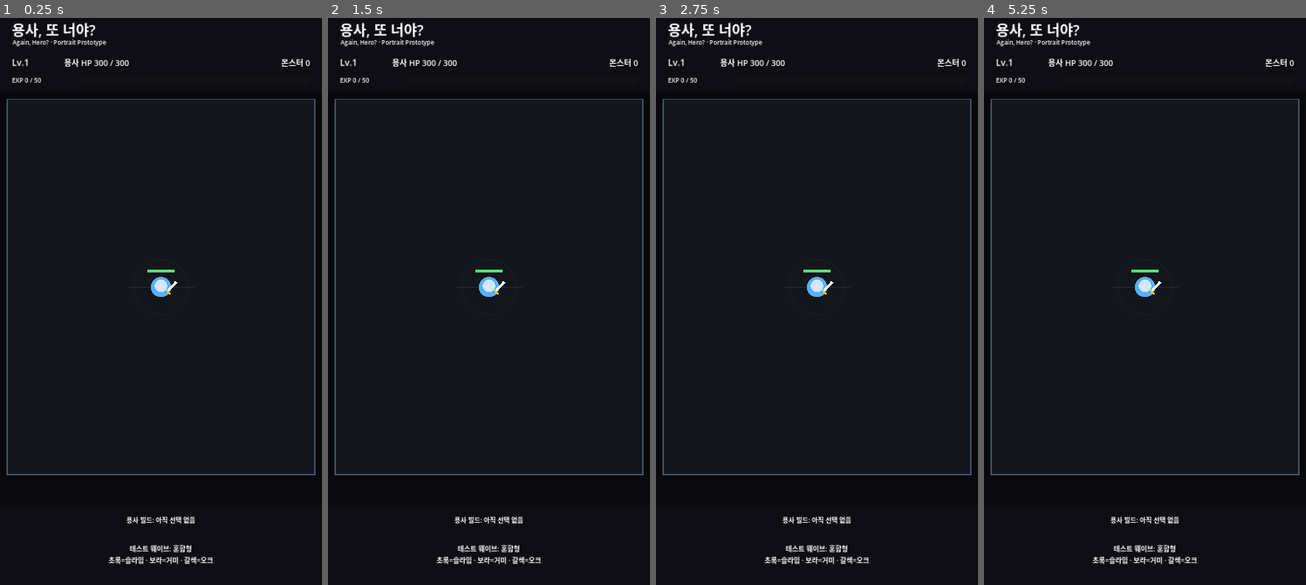
Above: before the commit, frames 1-4 (left to right).
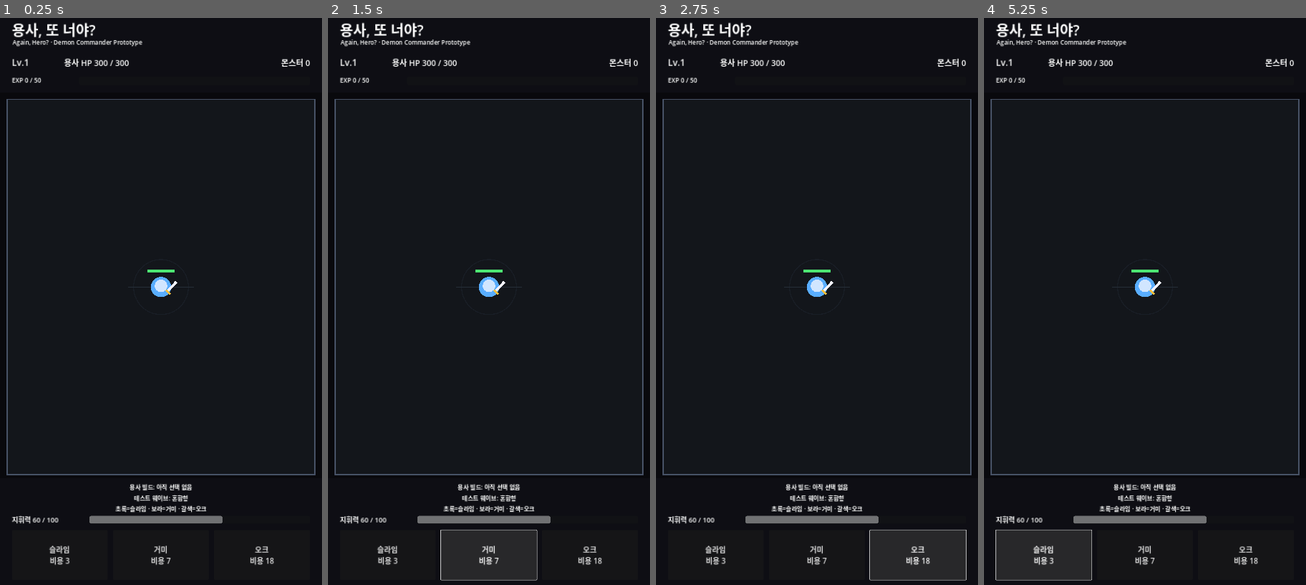
Above: after the commit, the same moments.

Repository: MinSung0732/Again-Hero-
Game: Godot game, scene res://src/main/Main.tscn
Same seed, same stepped clock (60 frames per second), same inputs: the game is played once before the commit and once after it.
Inputs (mouse positions are in pixels of both pictures, inside the frame that each line leads up to):
- Up to frame 1 (0.25 s): no input
- Up to frame 2 (1.5 s): click (389, 556) at 0.5 s, where only the run after the commit has a clickable "슬라임 비용 3"; click (489, 556) at 1.25 s, where only the run after the commit has a clickable "거미 비용 7"
- Up to frame 3 (2.75 s): click (916, 556) at 2 s, where only the run after the commit has a clickable "오크 비용 18"
- Up to frame 4 (5.25 s): click (1045, 556) at 2.75 s, where only the run after the commit has a clickable "슬라임 비용 3"; click (1145, 556) at 3.5 s, where only the run after the commit has a clickable "거미 비용 7"; click (1244, 556) at 4.25 s, where only the run after the commit has a clickable "오크 비용 18"; click (1045, 556) at 5 s, where only the run after the commit has a clickable "슬라임 비용 3"

The runs differ from the first frame. In frame 1, 2.0% of the frame differs, in the area x 3-86%, y 3-97%; in frame 2, 4.1%; in frame 3, 4.6%, in the area x 3-97%, y 3-100%; in frame 4, 4.5%.

Commit message:
feat: add mobile summon controls and command meter

Diff:
--- a/src/main/Main.tscn
+++ b/src/main/Main.tscn
@@ -50,7 +50,7 @@
 offset_right = 1038.0
 offset_bottom = 124.0
 theme_override_font_sizes/font_size = 20
-text = "Again, Hero? · Portrait Prototype"
+text = "Again, Hero? · Demon Commander Prototype"
 
 [node name="HeroLevel" type="Label" parent="TopBar"]
 layout_mode = 0
@@ -79,7 +79,7 @@
 offset_right = 1040.0
 offset_bottom = 196.0
 theme_override_font_sizes/font_size = 27
-text = "몬스터 6"
+text = "몬스터 0"
 horizontal_alignment = 2
 vertical_alignment = 1
 
@@ -108,43 +108,83 @@
 anchor_top = 1.0
 anchor_right = 1.0
 anchor_bottom = 1.0
-offset_top = -270.0
+offset_top = -360.0
 grow_horizontal = 2
 grow_vertical = 0
-mouse_filter = 2
 color = Color(0.055, 0.058, 0.078, 0.98)
 
 [node name="BuildLabel" type="Label" parent="BottomBar"]
-layout_mode = 1
-anchors_preset = 10
-anchor_right = 1.0
-offset_left = 44.0
-offset_top = 24.0
-offset_right = -44.0
-offset_bottom = 76.0
-grow_horizontal = 2
-theme_override_font_sizes/font_size = 22
+layout_mode = 0
+offset_left = 36.0
+offset_top = 10.0
+offset_right = 1044.0
+offset_bottom = 50.0
+theme_override_font_sizes/font_size = 20
 text = "용사 빌드: 아직 선택 없음"
 horizontal_alignment = 1
 vertical_alignment = 1
 autowrap_mode = 2
 
 [node name="Status" type="Label" parent="BottomBar"]
-layout_mode = 1
-anchors_preset = 15
-anchor_right = 1.0
-anchor_bottom = 1.0
-offset_left = 44.0
-offset_top = 82.0
-offset_right = -44.0
-offset_bottom = -22.0
-grow_horizontal = 2
-grow_vertical = 2
+layout_mode = 0
+offset_left = 36.0
+offset_top = 50.0
+offset_right = 1044.0
+offset_bottom = 116.0
+theme_override_font_sizes/font_size = 20
+text = "지휘력을 사용해 원하는 몬스터를 소환하세요."
+horizontal_alignment = 1
+vertical_alignment = 1
+autowrap_mode = 2
+
+[node name="CommandLabel" type="Label" parent="BottomBar"]
+layout_mode = 0
+offset_left = 40.0
+offset_top = 118.0
+offset_right = 300.0
+offset_bottom = 158.0
 theme_override_font_sizes/font_size = 23
-text = "혼합 테스트 웨이브 진행 중\n초록=슬라임 · 보라=거미 · 갈색=오크"
-horizontal_alignment = 1
-vertical_alignment = 1
-autowrap_mode = 2
+text = "지휘력 60 / 100"
+vertical_alignment = 1
+
+[node name="CommandBar" type="ProgressBar" parent="BottomBar"]
+layout_mode = 0
+offset_left = 300.0
+offset_top = 126.0
+offset_right = 1040.0
+offset_bottom = 152.0
+max_value = 100.0
+value = 60.0
+show_percentage = false
+
+[node name="SummonButtons" type="HBoxContainer" parent="BottomBar"]
+layout_mode = 0
+offset_left = 40.0
+offset_top = 174.0
+offset_right = 1040.0
+offset_bottom = 340.0
+theme_override_constants/separation = 18
+
+[node name="SlimeButton" type="Button" parent="BottomBar/SummonButtons"]
+custom_minimum_size = Vector2(0, 150)
+layout_mode = 2
+size_flags_horizontal = 3
+theme_override_font_sizes/font_size = 25
+text = "슬라임\n비용 3"
+
+[node name="SpiderButton" type="Button" parent="BottomBar/SummonButtons"]
+custom_minimum_size = Vector2(0, 150)
+layout_mode = 2
+size_flags_horizontal = 3
+theme_override_font_sizes/font_size = 25
+text = "거미\n비용 7"
+
+[node name="OrcButton" type="Button" parent="BottomBar/SummonButtons"]
+custom_minimum_size = Vector2(0, 150)
+layout_mode = 2
+size_flags_horizontal = 3
+theme_override_font_sizes/font_size = 25
+text = "오크\n비용 18"
 
 [node name="ResultPanel" type="PanelContainer" parent="."]
 visible = false
